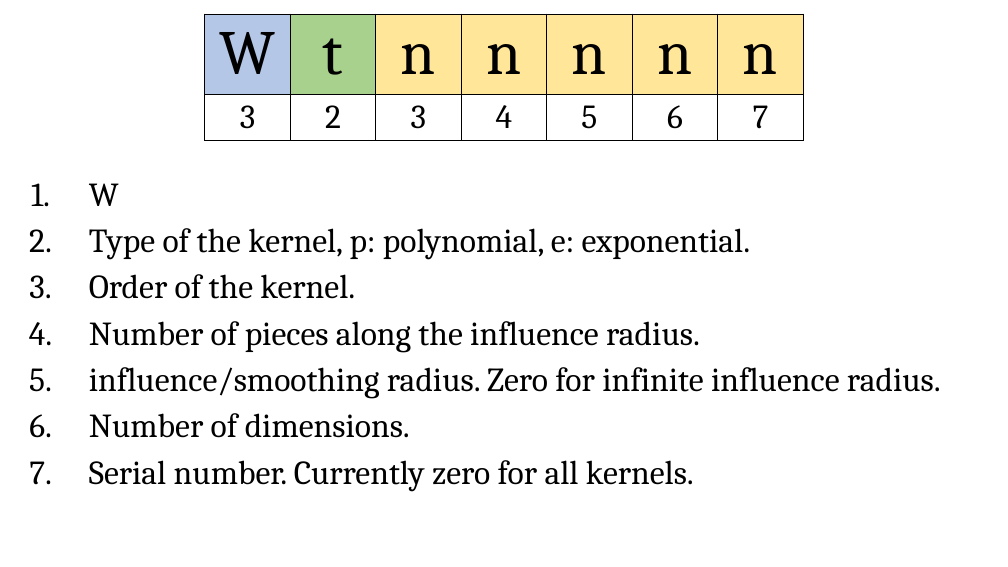
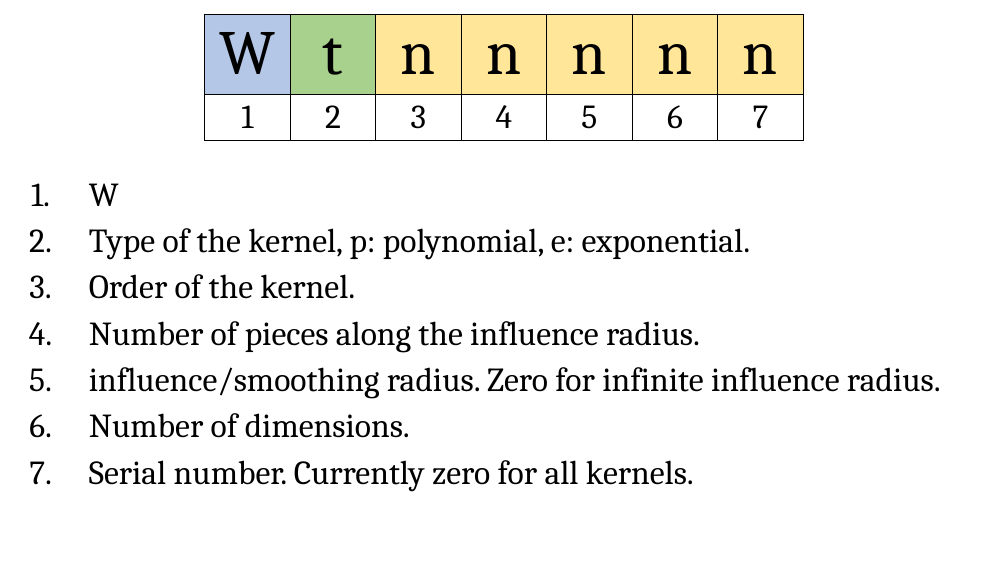
Before and after one commit to HTBalazs/nauticle_user_guide, a slide deck: slide 8 of abrak.pptx (slide 6 before the commit). Drawn at 1008x567 pixels with LibreOffice and Linux fonts; fonts in the diff are those of the drawing. Boxes give left, top, right and bottom in pixels: in the first picture for what was removed or moved away, otherwise in the second. Text is boxed around its words. In the diff, an @@ line names an element or a change of style, - is before the commit and + after.

```diff
--- a/abrak.pptx
+++ b/abrak.pptx
@@ table at bbox=[205, 14, 803, 145] @@
-row 2, column 1: 3
+row 2, column 1: 1
```
Also in this commit, not shown: 2 other slides changed, 5 slides added, 3 other files.
